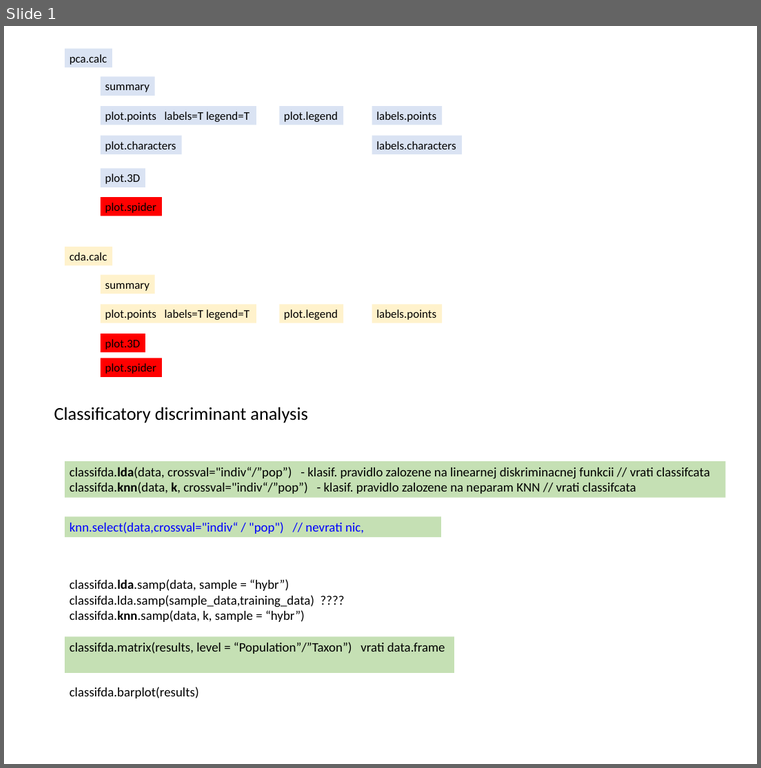
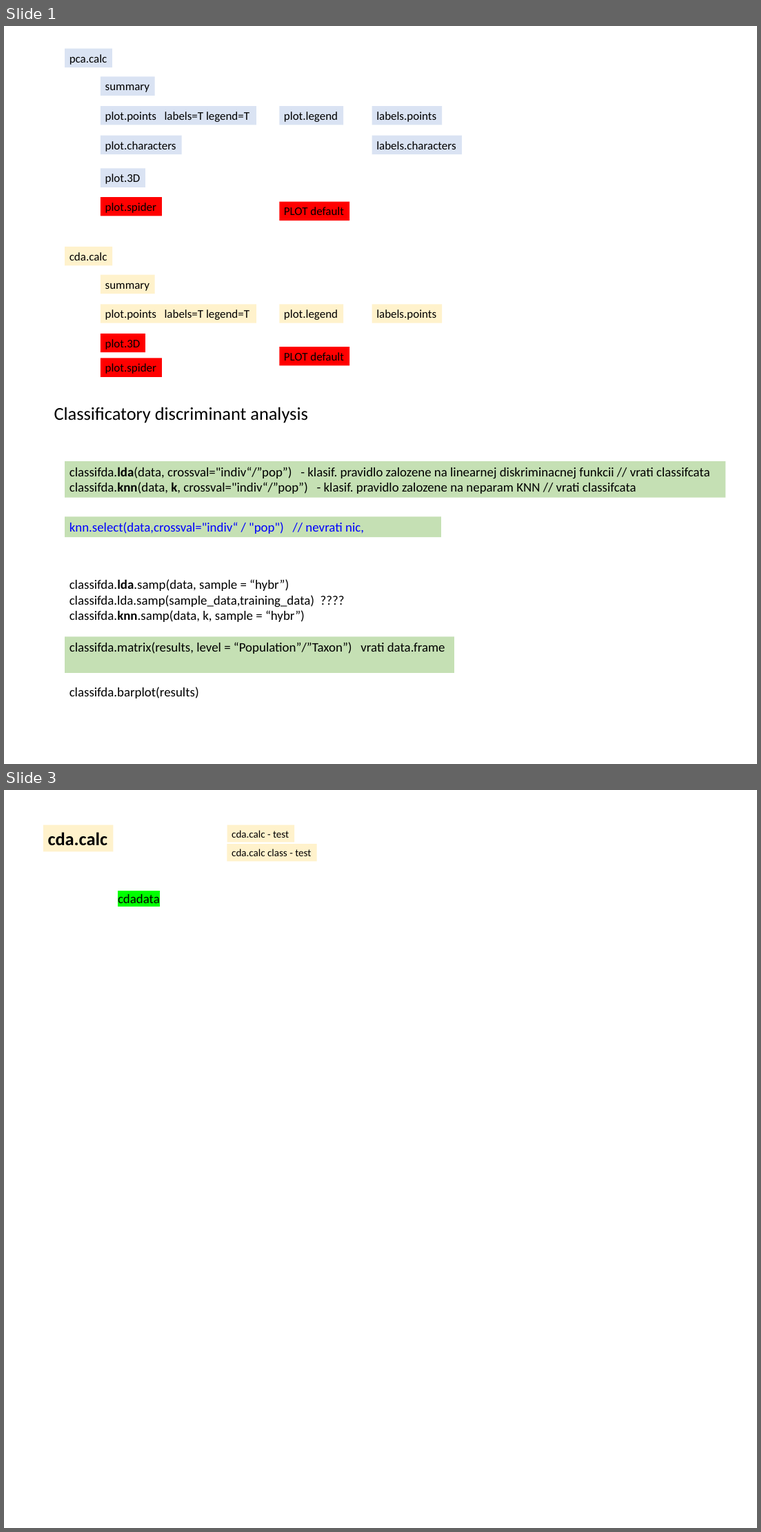
Before and after one commit to MarekSlenker/MorphoTools2, a slide deck: struktura kniznice.pptx. Shown one above the other, each under a label of ours: slide 1 before the commit, slides 1 and 3 after it; the slides between them are not shown. The pictures are 761x768 and 761x1532 pixels, drawn with LibreOffice and Linux fonts; fonts in the diff are those of the drawing. Boxes give left, top, right and bottom in pixels: in the first picture for what was removed or moved away, otherwise in the second. Text is boxed around its words. In the diff, an @@ line names an element or a change of style, - is before the commit and + after.

```diff
--- a/struktura kniznice.pptx
+++ b/struktura kniznice.pptx
@@ slide 3 added at (4, 790, 757, 1528), background #FFFFFF @@
@@ rectangle added at (43, 825, 114, 852), fill #FFF2CC, 28 pt, text #000000, bold @@
+cda.calc
@@ rectangle added at (228, 825, 294, 842), fill #FFF2CC, 16 pt, text #000000 @@
+cda.calc - test
@@ rectangle added at (228, 844, 317, 861), fill #FFF2CC, 16 pt, text #000000 @@
+cda.calc class - test
@@ text added at (118, 894, 160, 903), 20 pt, text #000000 @@
+cdadata
@@ slide 1 changed as well @@
@@ rectangle added at (279, 202, 350, 221), fill #FF0000, 18 pt, text #000000 @@
+PLOT default
@@ rectangle added at (279, 347, 350, 365), fill #FF0000, 18 pt, text #000000 @@
+PLOT default
```
Also in this commit, not shown: 1 other slide changed, 27 other files.
